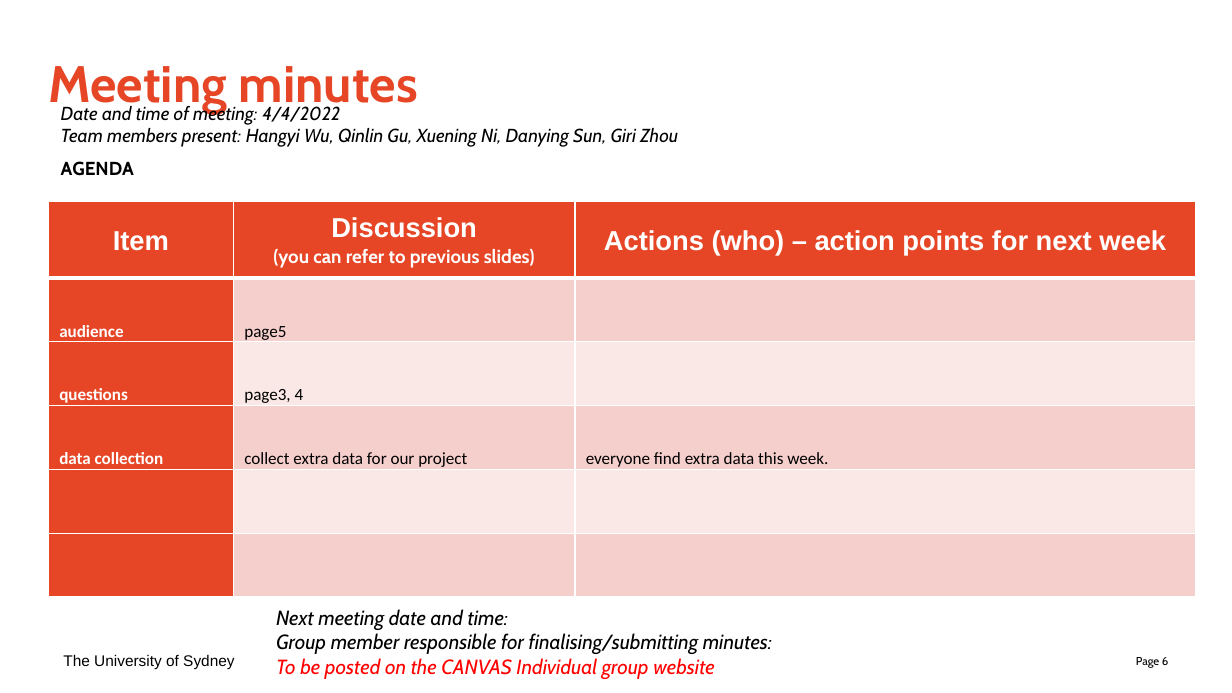
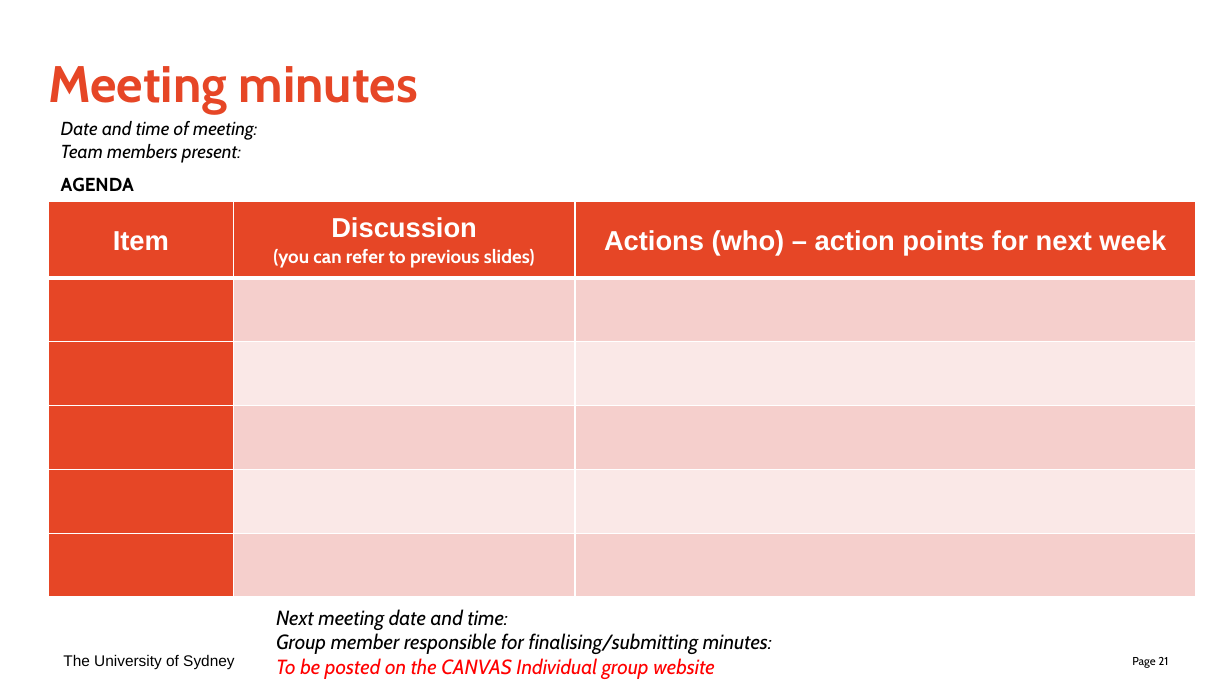
Before and after one commit to zephyralistair/Data3888-KidneyA1, a slide deck: slide 21 of Weekly Updates/Meeting minutes and Action slides template-1.pptx (slide 6 before the commit). Drawn at 1232x693 pixels with LibreOffice and Linux fonts; fonts in the diff are those of the drawing. Boxes give left, top, right and bottom in pixels: in the first picture for what was removed or moved away, otherwise in the second. Text is boxed around its words. In the diff, an @@ line names an element or a change of style, - is before the commit and + after.

```diff
--- a/Weekly Updates/Meeting minutes and Action slides template-1.pptx
+++ b/Weekly Updates/Meeting minutes and Action slides template-1.pptx
@@ text "Date and time of meeting:": place and size @@
-text "Date and time of meeting:" at box(61, 104, 678, 176)
+text "Date and time of meeting:" at box(61, 121, 257, 192)
@@ text at box(61, 121, 257, 163): text changed @@
-Date and time of meeting: 4/4/2022
-Team members present: Hangyi Wu, Qinlin Gu, Xuening Ni, Danying Sun, Giri Zhou
+Date and time of meeting:
+Team members present:
@@ table at box(48, 202, 1195, 598) @@
-row 2: audience | page5 | 
-row 3: questions | page3, 4 | 
-row 4: data collection | collect extra data for our project | everyone find extra data this week.
+row 4:  |  | 
+row 5:  |  | 
+row 6:  |  | 
@@ page number at box(1132, 657, 1168, 668): text changed @@
-Page 6
+Page 21
```
Also in this commit, not shown: 4 other slides changed, 2 other files.
